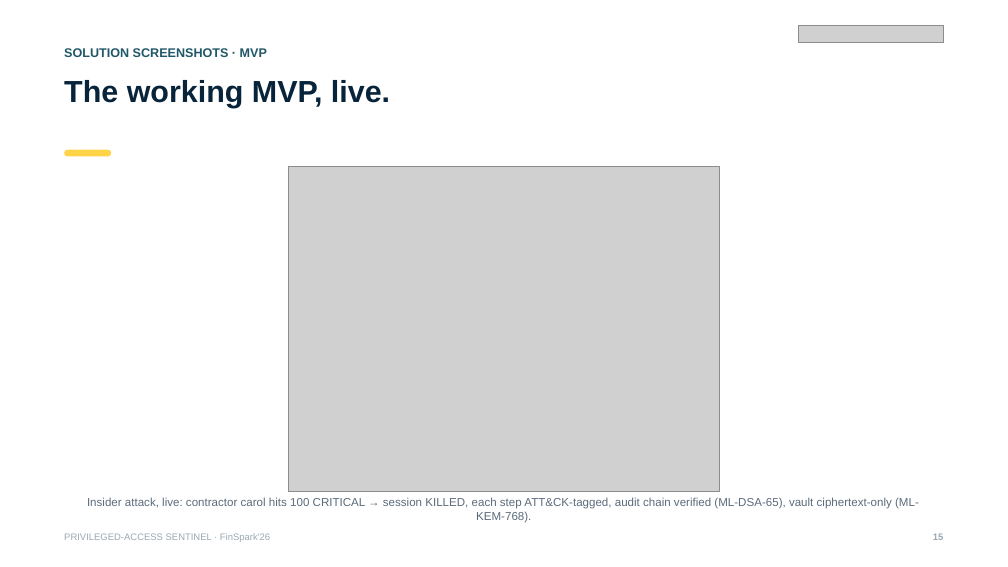
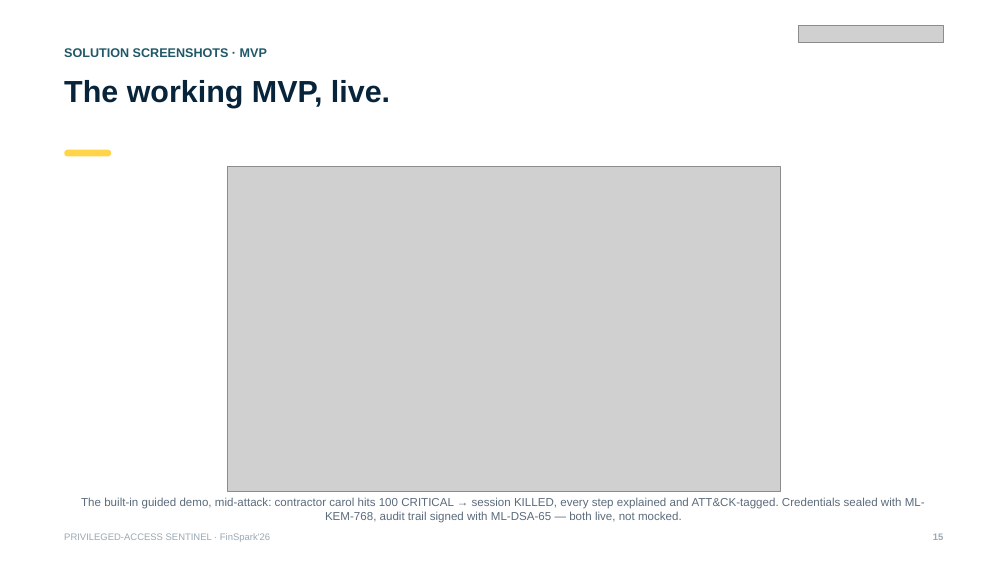
Before and after one commit to KanurkarPrateek/finspark26, a slide deck: slide 15 of FinSpark26_PrivilegedAccessSentinel.pptx. Drawn at 1008x567 pixels with LibreOffice and Linux fonts; fonts in the diff are those of the drawing; grey boxes stand for pictures. Boxes give left, top, right and bottom in pixels: in the first picture for what was removed or moved away, otherwise in the second. Text is boxed around its words. In the diff, an @@ line names an element or a change of style, - is before the commit and + after.

```diff
--- a/FinSpark26_PrivilegedAccessSentinel.pptx
+++ b/FinSpark26_PrivilegedAccessSentinel.pptx
@@ picture: place and size @@
-picture at [288, 166, 719, 492]
+picture at [228, 166, 780, 492]
@@ text at [81, 497, 925, 523]: text changed @@
-Insider attack, live: contractor carol hits 100 CRITICAL → session KILLED, each step ATT&CK-tagged, audit chain verified (ML-DSA-65), vault ciphertext-only (ML-KEM-768).
+The built-in guided demo, mid-attack: contractor carol hits 100 CRITICAL → session KILLED, every step explained and ATT&CK-tagged. Credentials sealed with ML-KEM-768, audit trail signed with ML-DSA-65 — both live, not mocked.
```
Also in this commit, not shown: 2 other slides changed, 8 other files.
